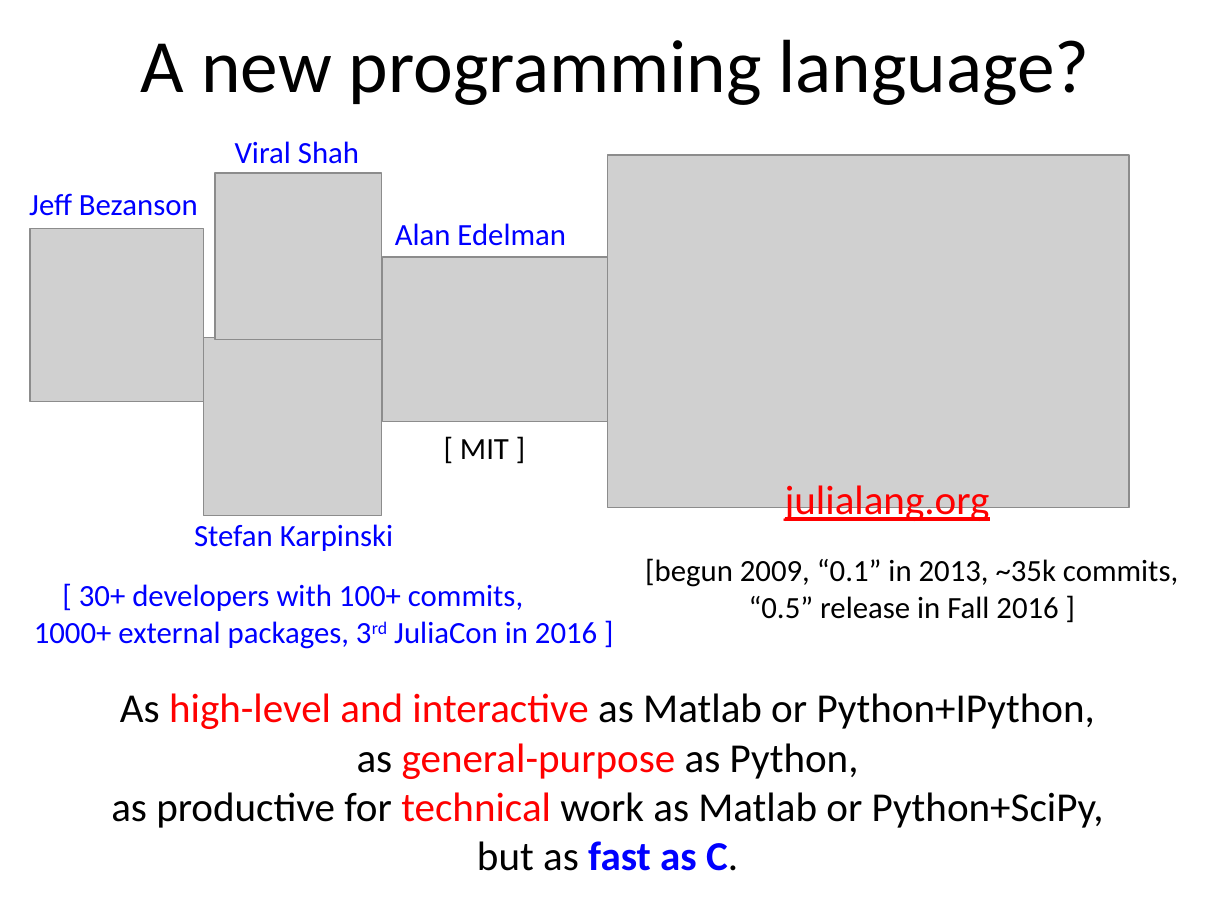
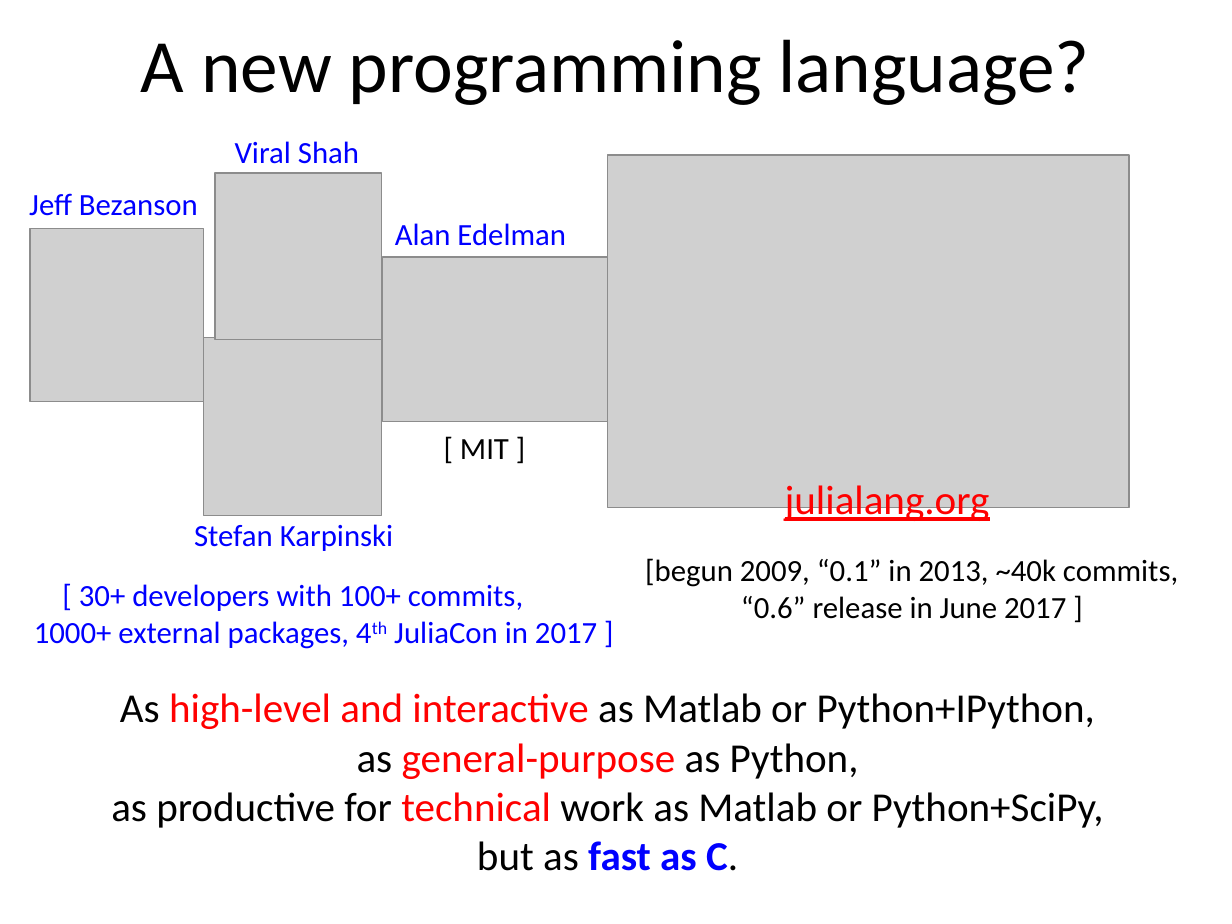
Before and after one commit to mitmath/1806, a slide deck: slide 5 of julia/Julia-intro.pptx. Drawn at 1232x924 pixels with LibreOffice and Linux fonts; fonts in the diff are those of the drawing; grey boxes stand for pictures. Boxes give left, top, right and bottom in pixels: in the first picture for what was removed or moved away, otherwise in the second. Text is boxed around its words. In the diff, an @@ line names an element or a change of style, - is before the commit and + after.

Commit message:
Julia tutorial updates

```diff
--- a/julia/Julia-intro.pptx
+++ b/julia/Julia-intro.pptx
@@ text at (645, 558, 1178, 619): text changed @@
-[begun 2009, “0.1” in 2013, ~35k commits,
-“0.5” release in Fall 2016 ]
+[begun 2009, “0.1” in 2013, ~40k commits,
+“0.6” release in June 2017 ]
@@ text at (34, 621, 597, 649): text changed @@
-1000+ external packages, 3rd JuliaCon in 2016 ]
+1000+ external packages, 4th JuliaCon in 2017 ]
```
Also in this commit, not shown: 3 other slides changed, 2 other files.
